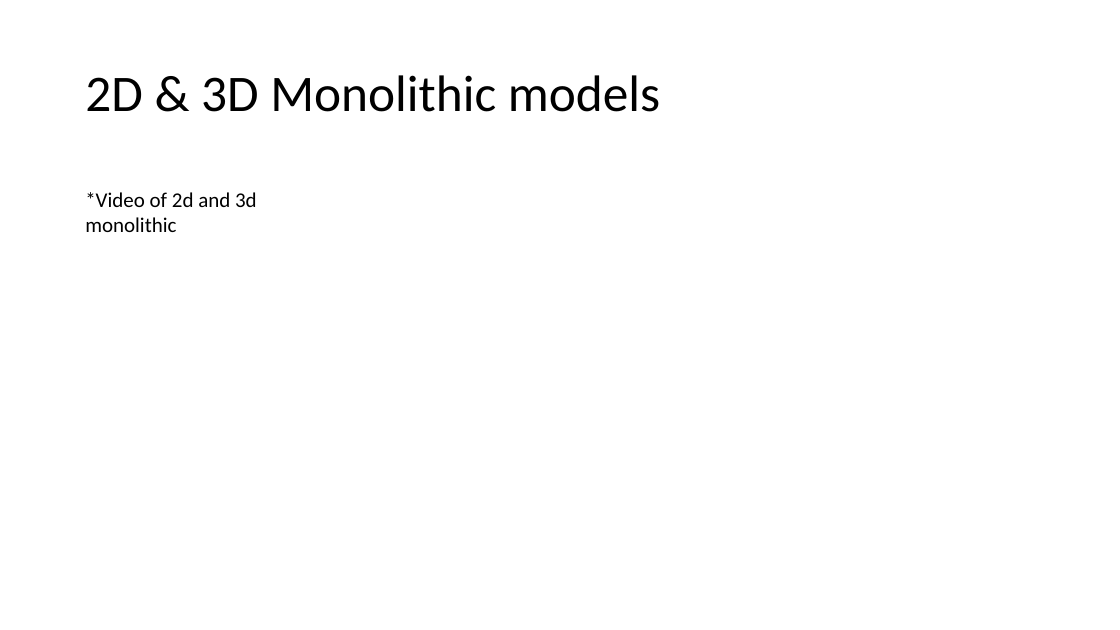
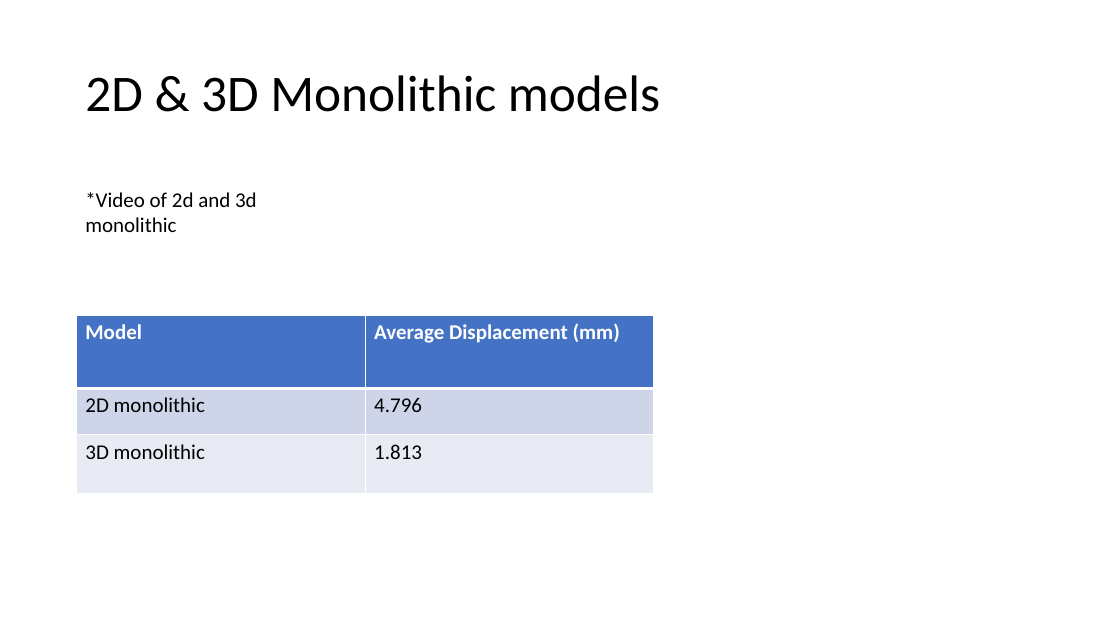
Before and after one commit to amoudes/HVI, a slide deck: slide 8 of finalpresentation.pptm (slide 7 before the commit). Drawn at 1120x630 pixels with LibreOffice and Linux fonts; fonts in the diff are those of the drawing. Boxes give left, top, right and bottom in pixels: in the first picture for what was removed or moved away, otherwise in the second. Text is boxed around its words. In the diff, an @@ line names an element or a change of style, - is before the commit and + after.

```diff
--- a/finalpresentation.pptm
+++ b/finalpresentation.pptm
@@ table added at box(77, 315, 654, 494), 3 rows, 2 columns @@
+Model | Average Displacement (mm)
+2D monolithic | 4.796
+3D monolithic | 1.813
```
Also in this commit, not shown: 1 other slide changed, 1 slide added, 2 other files.
